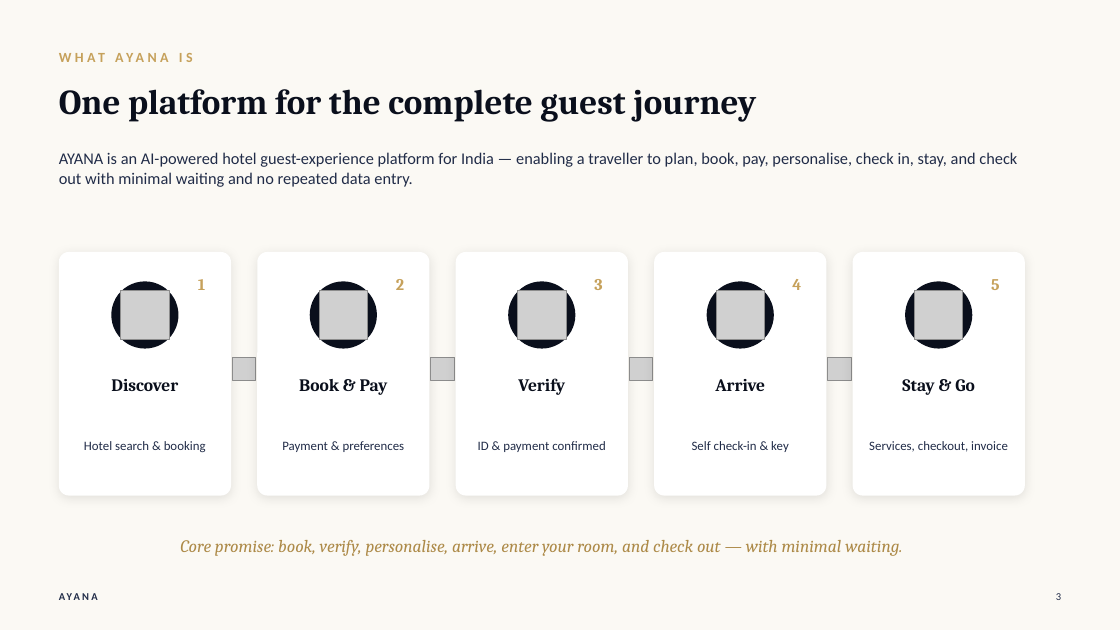
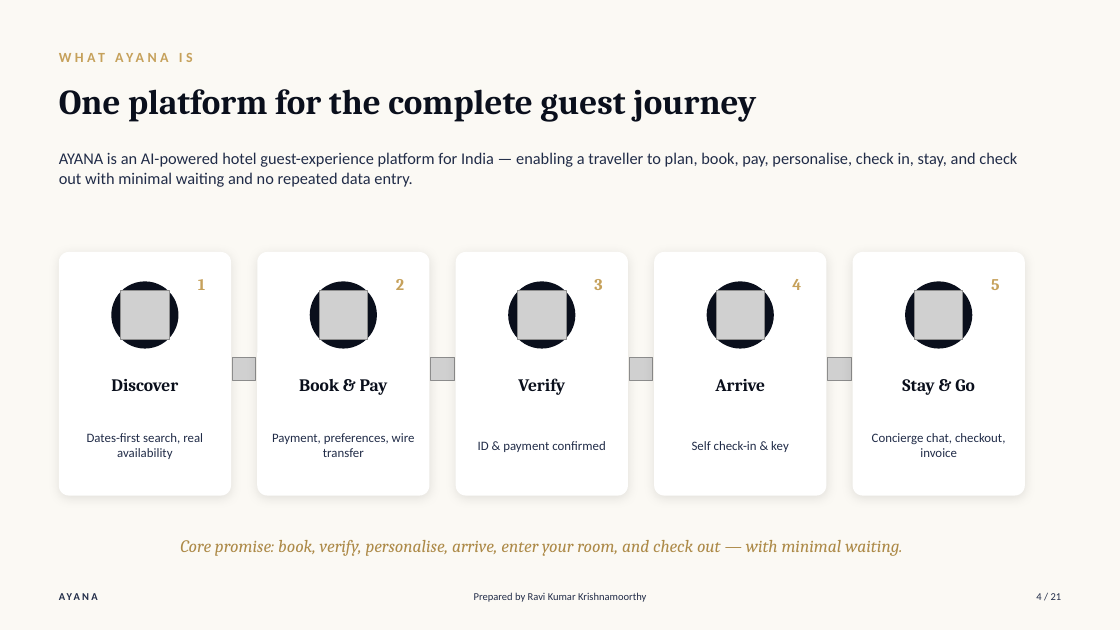
Before and after one commit to joeadithya-web/ayana-hospitality-prototype, a slide deck: slide 4 of collateral/decks/AYANA_Intro_Objection_Handling.pptx (slide 3 before the commit). Drawn at 1120x630 pixels with LibreOffice and Linux fonts; fonts in the diff are those of the drawing; grey boxes stand for pictures. Boxes give left, top, right and bottom in pixels: in the first picture for what was removed or moved away, otherwise in the second. Text is boxed around its words. In the diff, an @@ line names an element or a change of style, - is before the commit and + after.

Commit message:
Refresh both pitch decks to match the JORA COAST/SEP house format
Intro & Objection Handling: adds an agenda slide with time estimates,
new corporate/group booking and guest-managed-stay/concierge slides,
a 7th objection on wire-transfer settlement risk, and candid
fair-concession/honest-caveat callouts on every objection slide.

Commercial Overview: restructured into Current State -> Solution ->
Value Proposition -> commercial terms -> Org & Governance Alignment ->
compressed Objections -> The Ask, covering corporate contracted rates,
wire-transfer settlement, and group booking terms.

Both decks now carry a "Prepared by Ravi Kumar Krishnamoorthy" +
page-of-total footer, matching the reference decks.

```diff
--- a/collateral/decks/AYANA_Intro_Objection_Handling.pptx
+++ b/collateral/decks/AYANA_Intro_Objection_Handling.pptx
@@ text at (87,433,203,459): text changed @@
-Hotel search & booking
+Dates-first search, real availability
@@ text at (272,433,415,457): text changed @@
-Payment & preferences
+Payment, preferences, wire transfer
@@ text at (872,433,1005,457): text changed @@
-Services, checkout, invoice
+Concierge chat, checkout, invoice
@@ text added at (474,592,646,602), 9 pt, text #212C48 @@
+Prepared by Ravi Kumar Krishnamoorthy
@@ text added at (1036,593,1062,600), 9 pt, text #212C48 @@
+4 / 21
@@ text removed at (1056,593,1061,600) @@
-3
```
Also in this commit, not shown: 15 other slides changed, 4 slides added, 1 other file.
